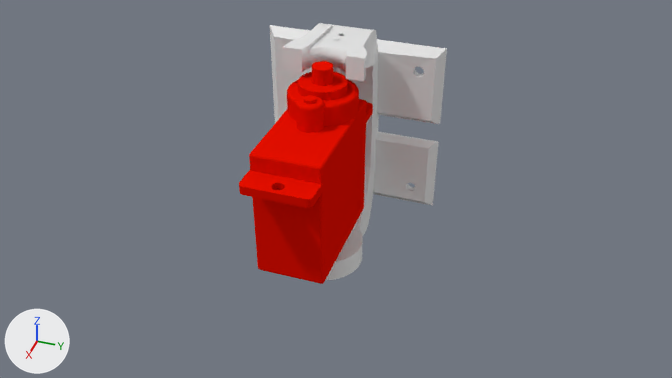
The Blender file blend/ActiveCardanHinge_Servo_Holder_TSS-11HGB.blend: old version first, new version second.
Camera for both pictures: the file's camera 'Camera'. Every picture has the same lights, and +X, +Y and +Z are marked at lower left.

Objects in the first picture: 'bracket', 'servo'.
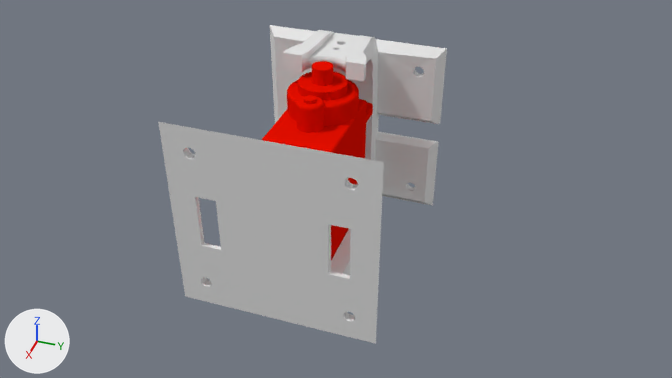
Commit message: updated joint bracket

The change, as a list of edits to the scene's bpy script:
```text
Change me_activehinge_frame:
    used by ob_bracket; location = (-17.3, 6.0, -5.2); rotation_euler = (4.712, 0.0, 0.0), in degrees (270, 0, 0)
    remove me_activehinge_frame.from_pydata(...)  # 1126 vertices, 2025 faces; spans x -17.5..6.9, y -39.0..3.7, z -17.0..17.0
    add me_activehinge_frame.from_pydata(...)  # 1126 vertices, 2024 faces; spans x -17.5..6.9, y -38.0..3.3, z -17.0..17.0
    me_activehinge_frame part 1
    7 vertices in x -13.4..-12.0, y 2.2..3.3, z -5.0..5.0 move by (0.0, -1.0, 0.0)
    6 vertices in x -8.8..-7.7, y -3.7..-2.9, z -5.0..5.0 move by (0.0, 1.6, 0.0)
    4 vertices in x -14.0..-11.4, y 1.2..3.5, z -5.0..5.0 move by (0.0, -0.8, 0.0)
    3 vertices in x -13.7..-12.0, y 1.7..3.2, z -5.0..5.0 move by (0.0, -0.9, 0.0)
    28 vertices move from x -11.6..-8.0, y -7.6..3.7, z -5.0..5.0 to x -11.6..-8.0, y -7.5..3.3, z -5.0..5.0
    me_activehinge_frame part 2
    5 faces are deleted
    140 vertices in x -12.6..6.8, y -39.0..-38.5, z -7.0..7.0 move by (0.0, 1.0, 0.0)
    18 vertices in x -13.3..-10.7, y -39.0..-38.5, z -5.0..5.0 move by (0.8, 1.0, 0.0)
    12 vertices in x -3.8..-1.9, y -38.4, z -3.2..3.1 move by (0.0, 1.6, 0.0)
    10 vertices in x -3.8..-2.1, y -35.0, z -3.1..2.8 move by (0.0, 0.1, 0.0)
    23 vertices move from x -13.6..-4.6, y -38.4..-32.1, z -6.2..6.2 to x -13.6..-4.6, y -36.9..-32.3, z -5.5..5.5
    4 new faces join them
Change ob_holder:
    remove ob_holder.hide_viewport = True
```

What differs and where, as boxes (x1, y1, x2, y2) in the pictures (672 x 378 px; the box of a moved part takes in the faces that stretch with it):
'holder', shown
    after: (158, 122, 384, 344)
'bracket', reshaped
    before: (270, 23, 447, 280)
    after: (270, 25, 447, 206)
part 1 of me_activehinge_frame, moved or reshaped (not visible afterwards)
    before: (353, 168, 374, 237)
part 2 of me_activehinge_frame, moved or reshaped
    before: (283, 23, 378, 82)
    after: (283, 30, 378, 82)
'servo', unchanged, covered by the edit
    before: (239, 61, 373, 284)
    after: (262, 61, 373, 260)
